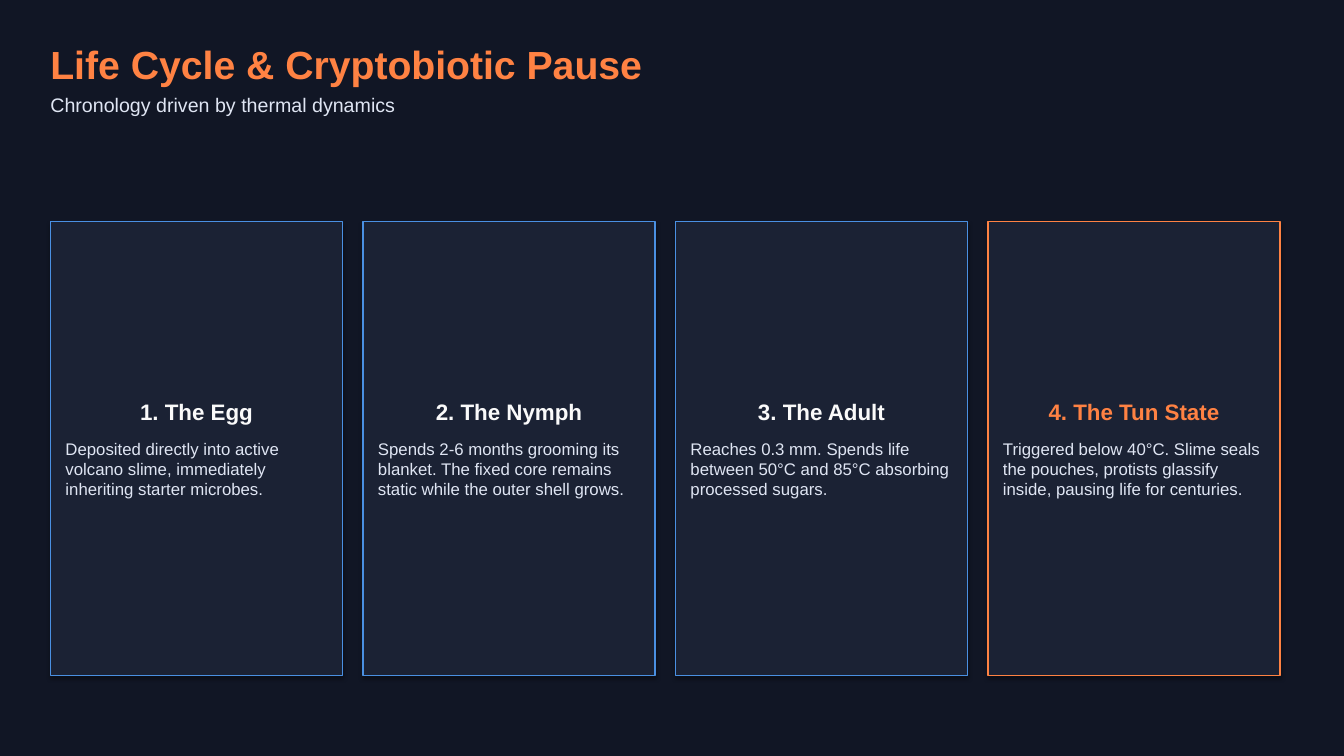
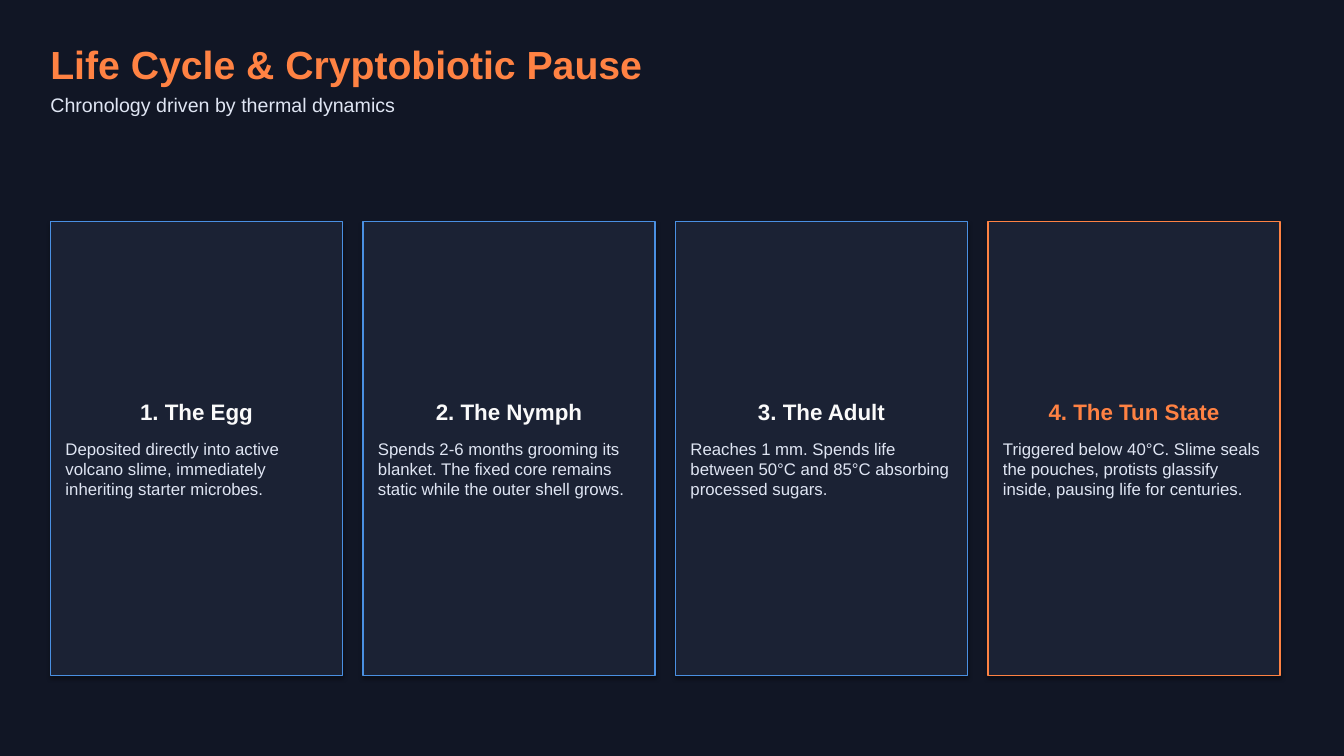
Before and after one commit to theodore-cottenier/monsters_and_microbes, a slide deck: slide 5 of Hydrosaltator_amictus_Presentation.pptx. Drawn at 1344x756 pixels with LibreOffice and Linux fonts; fonts in the diff are those of the drawing. Boxes give left, top, right and bottom in pixels: in the first picture for what was removed or moved away, otherwise in the second. Text is boxed around its words. In the diff, an @@ line names an element or a change of style, - is before the commit and + after.

```diff
--- a/Hydrosaltator_amictus_Presentation.pptx
+++ b/Hydrosaltator_amictus_Presentation.pptx
@@ text in rectangle at (x1=690, y1=443, x2=949, y2=499): text changed @@
-Reaches 0.3 mm. Spends life between 50°C and 85°C absorbing processed sugars.
+Reaches 1 mm. Spends life between 50°C and 85°C absorbing processed sugars.
```
Also in this commit, not shown: 1 other slide changed, 17 other files.
